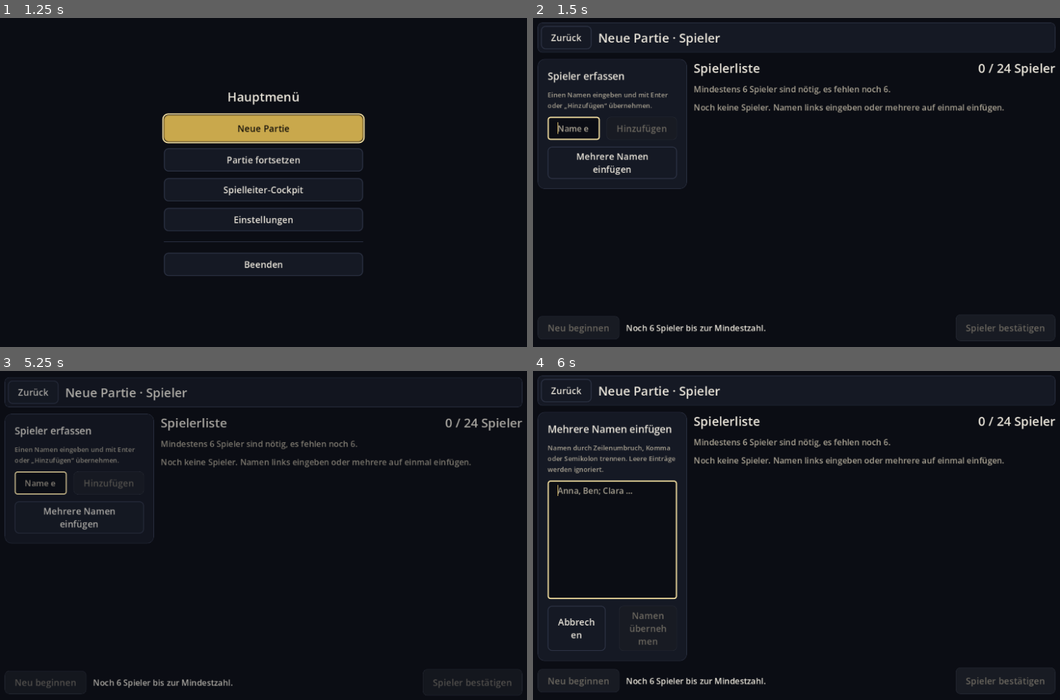
Above: before the commit, frames 1-4 (two rows, left to right).
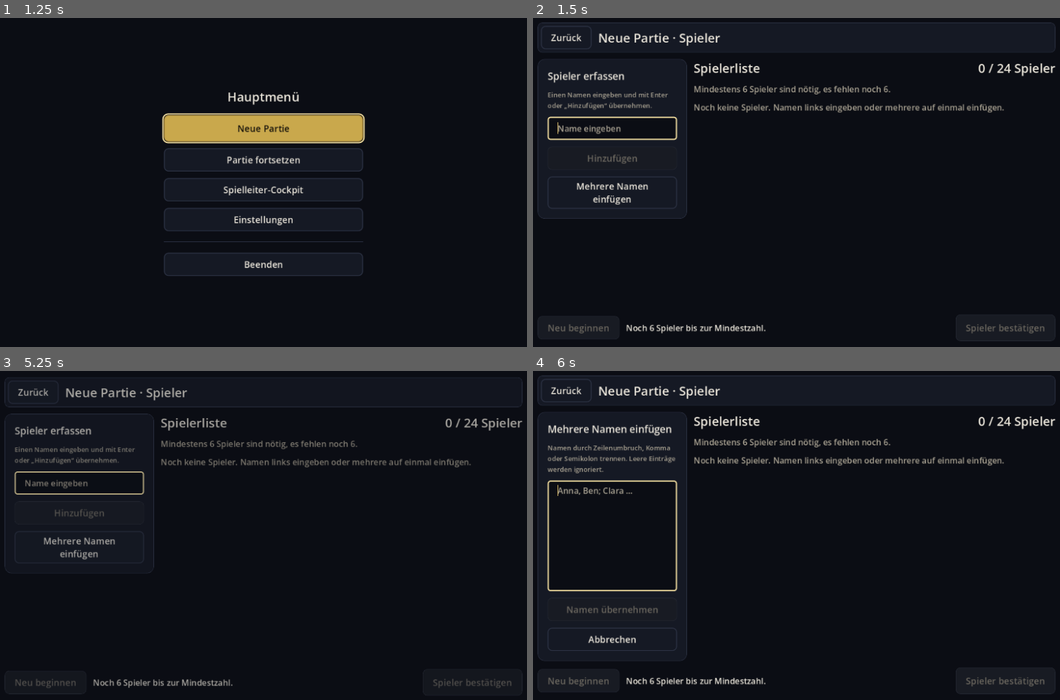
Above: after the commit, the same moments.

Repository: xhaviourshop-sketch/Grimmhain-Revolution
Game: Godot game, scene res://app/main.tscn
Same seed, same stepped clock (60 frames per second), same inputs: the game is played once before the commit and once after it.
Inputs (mouse positions are in pixels of both pictures, inside the frame that each line leads up to):
- Up to frame 1 (1.25 s): click "Eintreten" at 0.5 s
- Up to frame 2 (1.5 s): click "Neue Partie" at 1.25 s
- Up to frame 3 (5.25 s): click "Zurück" at 2 s; click "Partie fortsetzen" at 2.75 s; tap Enter at 3.5, 5.1 s; move the mouse to (379, 519) at 3.52 s; hold Right (ui_right) 3.53-4.25 s; tap Tab at 3.6 s; click (379, 519) at 3.67 s; click "Spielleiter-Cockpit" at 4.25 s; tap Space at 5 s; move the mouse to (158, 551) at 5.02 s; hold Down (ui_down) from 5.03 s (still down)
- Up to frame 4 (6 s): release Down (ui_down) at 5.75 s; click "Mehrere Namen einfügen" at 5.75 s

Frame 1 is identical in both runs. In frame 2, 1.4% of the frame differs, in the area x 0-30%, y 29-62%; in frame 3, 1.0%; in frame 4, 0.9%.

Commit message:
fix(ui): Sichtmängel aus den Setup-Prüf-Screenshots
- Eingabefeld in voller Spaltenbreite über „Hinzufügen“ (Platzhalter war abgeschnitten)
- Import-Aktionen untereinander (brachen bei 360 px mitten im Wort um)
- Statusmeldung schwebt oberhalb der Fußzeile statt über Status und Primäraktion
- bei voller Liste erhält „Spieler bestätigen“ den Fokus statt des gesperrten Felds

Co-Authored-By: Claude Opus 5.5 <noreply@anthropic.com>
Claude-Session: https://claude.ai/code/session_01TPAa6aqdG9qfimgUYd4iTS

Diff:
--- a/godot/app/screens/new_game/new_game_screen.gd
+++ b/godot/app/screens/new_game/new_game_screen.gd
@@ -81,7 +81,7 @@
 
 
 func default_focus() -> Control:
-	return _name_input
+	return _name_input if bool(_setup_view()["can_add"]) else _confirm
 
 
 ## Zurück, Escape und System-Zurück: offenen Modus schließen, sonst bei unbestätigten
@@ -150,6 +150,8 @@
 	_update_controls(view)
 	if focus_row_id != -1:
 		_focus_row(focus_row_id)
+	elif not bool(view["can_add"]) and _name_input.has_focus():
+		_confirm.grab_focus()  # volle Liste: Eingabe gesperrt, nächster sinnvoller Schritt
 
 
 func _update_controls(view: Dictionary) -> void:
--- a/godot/app/screens/new_game/new_game_screen.tscn
+++ b/godot/app/screens/new_game/new_game_screen.tscn
@@ -56,15 +56,12 @@
 script = ExtResource("3_label")
 text_key = "ui.setup.entry.hint"
 
-[node name="InputRow" type="HBoxContainer" parent="Layout/Body/SideColumn/EntryCard/Column"]
-layout_mode = 2
-
-[node name="NameInput" type="LineEdit" parent="Layout/Body/SideColumn/EntryCard/Column/InputRow"]
-unique_name_in_owner = true
-layout_mode = 2
-size_flags_horizontal = 3
-
-[node name="AddButton" type="Button" parent="Layout/Body/SideColumn/EntryCard/Column/InputRow"]
+[node name="NameInput" type="LineEdit" parent="Layout/Body/SideColumn/EntryCard/Column"]
+unique_name_in_owner = true
+layout_mode = 2
+size_flags_horizontal = 3
+
+[node name="AddButton" type="Button" parent="Layout/Body/SideColumn/EntryCard/Column"]
 unique_name_in_owner = true
 layout_mode = 2
 script = ExtResource("2_button")
@@ -113,24 +110,21 @@
 script = ExtResource("3_label")
 text_key = ""
 
-[node name="ImportButtons" type="HBoxContainer" parent="Layout/Body/SideColumn/ImportCard/Column"]
-layout_mode = 2
-theme_type_variation = &"ButtonRow"
+[node name="ImportButtons" type="VBoxContainer" parent="Layout/Body/SideColumn/ImportCard/Column"]
+layout_mode = 2
+
+[node name="ImportConfirmButton" type="Button" parent="Layout/Body/SideColumn/ImportCard/Column/ImportButtons"]
+unique_name_in_owner = true
+layout_mode = 2
+script = ExtResource("2_button")
+text_key = "ui.setup.import.confirm"
+kind = 1
 
 [node name="ImportCancelButton" type="Button" parent="Layout/Body/SideColumn/ImportCard/Column/ImportButtons"]
 unique_name_in_owner = true
 layout_mode = 2
-size_flags_horizontal = 3
 script = ExtResource("2_button")
 text_key = "ui.common.cancel"
-kind = 1
-
-[node name="ImportConfirmButton" type="Button" parent="Layout/Body/SideColumn/ImportCard/Column/ImportButtons"]
-unique_name_in_owner = true
-layout_mode = 2
-size_flags_horizontal = 3
-script = ExtResource("2_button")
-text_key = "ui.setup.import.confirm"
 kind = 1
 
 [node name="EditCard" type="PanelContainer" parent="Layout/Body/SideColumn"]
--- a/godot/app/theme/theme_tokens.gd
+++ b/godot/app/theme/theme_tokens.gd
@@ -66,6 +66,7 @@
 const PERSON_NUMBER_WIDTH := 44       ## Listennummer in der Personenzeile
 const SCROLLBAR_WIDTH := 12
 const TOAST_WIDTH := 420
+const TOAST_BOTTOM_OFFSET := 88       ## Abstand der Statusmeldung vom unteren Rand (über einer Fußzeile)
 const SWITCH_WIDTH := 64              ## Schaltersymbol (Bewegung reduzieren)
 const SWITCH_HEIGHT := 32
 const DIALOG_WIDTH := 560
--- a/godot/app/widgets/toast/toast_host.gd
+++ b/godot/app/widgets/toast/toast_host.gd
@@ -17,6 +17,8 @@
 	mouse_filter = Control.MOUSE_FILTER_IGNORE
 	_panel.mouse_filter = Control.MOUSE_FILTER_IGNORE
 	_panel.custom_minimum_size.x = ThemeTokens.TOAST_WIDTH
+	# Über einer Fußzeile mit Primäraktion schweben, nicht auf ihr.
+	(%Bottom as Control).offset_bottom = -ThemeTokens.TOAST_BOTTOM_OFFSET
 	_panel.visible = false
 	_timer.one_shot = true
 	_timer.wait_time = ThemeTokens.TOAST_VISIBLE_SECONDS
--- a/godot/app/widgets/toast/toast_host.tscn
+++ b/godot/app/widgets/toast/toast_host.tscn
@@ -14,6 +14,7 @@
 script = ExtResource("1_toast")
 
 [node name="Bottom" type="VBoxContainer" parent="."]
+unique_name_in_owner = true
 layout_mode = 1
 anchors_preset = 15
 anchor_right = 1.0
